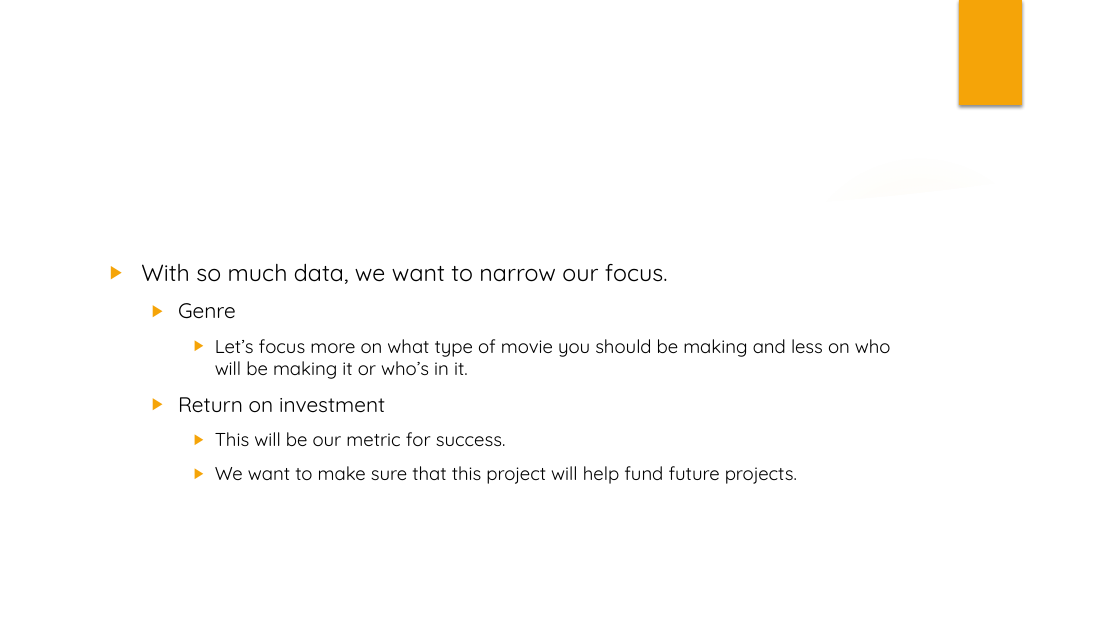
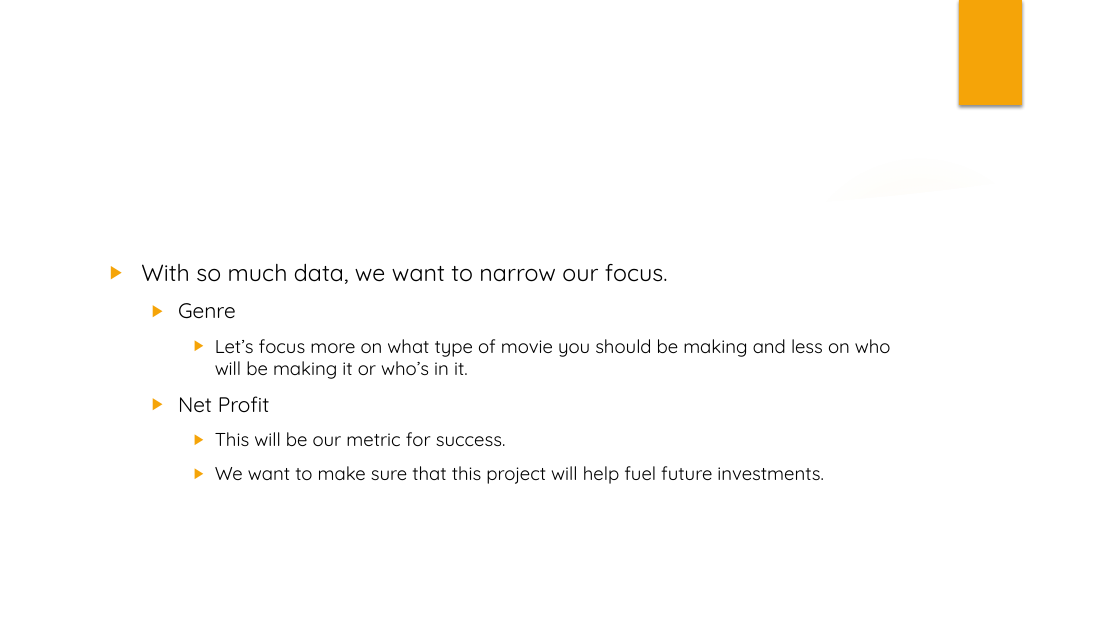
Before and after one commit to rustyb08/phase_1_project, a slide deck: slide 3 of Microsoft Original Content (Phase 1 Project).pptx. Drawn at 1120x630 pixels with LibreOffice and Linux fonts; fonts in the diff are those of the drawing; background and template pictures are left out. Boxes give left, top, right and bottom in pixels: in the first picture for what was removed or moved away, otherwise in the second. Text is boxed around its words. In the diff, an @@ line names an element or a change of style, - is before the commit and + after.

```diff
--- a/Microsoft Original Content (Phase 1 Project).pptx
+++ b/Microsoft Original Content (Phase 1 Project).pptx
@@ text at [178,396,270,413]: text changed @@
-  ▶ Return on investment
+  ▶ Net Profit
@@ text at [215,466,824,484]: text changed @@
-    ▶ We want to make sure that this project will help fund future projects.
+    ▶ We want to make sure that this project will help fuel future investments.
```
Also in this commit, not shown: 2 other slides changed, 3 slides added, 1 other file.
